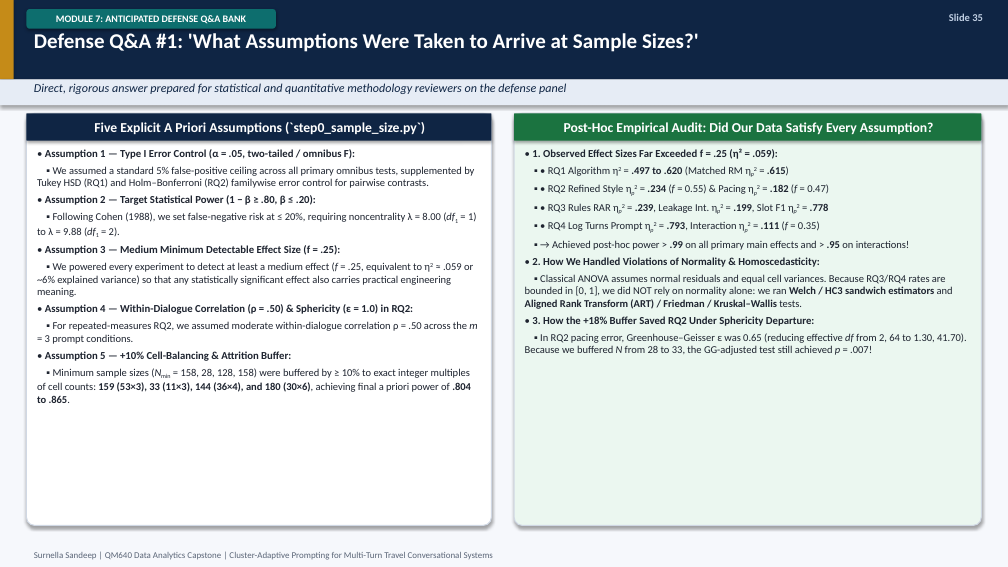
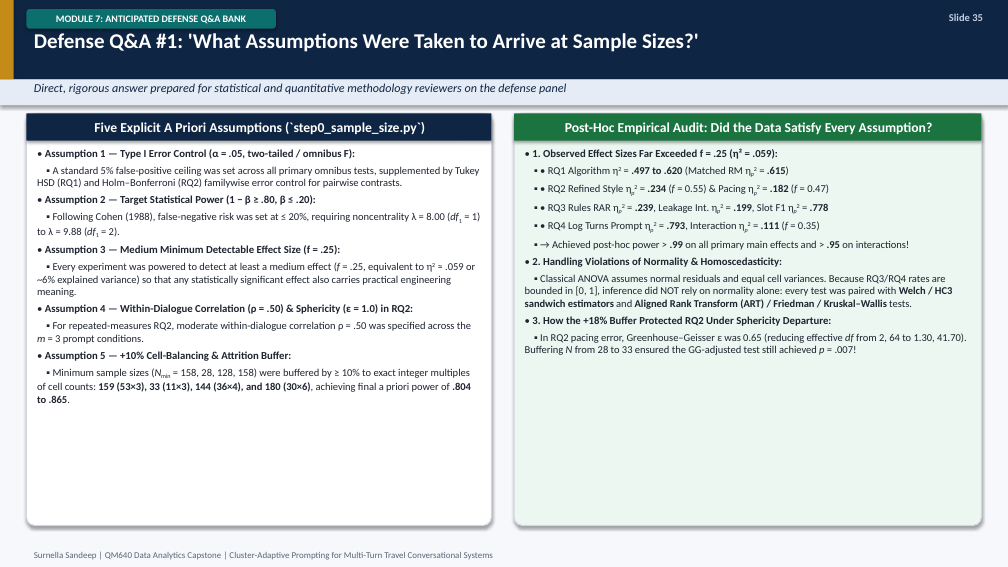
Before and after one commit to surnella/QM640-Dialogue-Clustering-Capstone, a slide deck: slide 35 of final/QM_640_Defense_Presentation_Sandeep_Surnella.pptx. Drawn at 1008x567 pixels with LibreOffice and Linux fonts; fonts in the diff are those of the drawing. Boxes give left, top, right and bottom in pixels: in the first picture for what was removed or moved away, otherwise in the second. Text is boxed around its words. In the diff, an @@ line names an element or a change of style, - is before the commit and + after.

```diff
--- a/final/QM_640_Defense_Presentation_Sandeep_Surnella.pptx
+++ b/final/QM_640_Defense_Presentation_Sandeep_Surnella.pptx
@@ text in rounded rectangle at [565, 122, 933, 134]: text changed @@
-Post-Hoc Empirical Audit: Did Our Data Satisfy Every Assumption?
+Post-Hoc Empirical Audit: Did the Data Satisfy Every Assumption?
@@ text at [37, 166, 479, 188]: text changed @@
-▪ We assumed a standard 5% false-positive ceiling across all primary omnibus tests, supplemented by Tukey HSD (RQ1) and Holm–Bonferroni (RQ2) familywise error control for pairwise contrasts.
+▪ A standard 5% false-positive ceiling was set across all primary omnibus tests, supplemented by Tukey HSD (RQ1) and Holm–Bonferroni (RQ2) familywise error control for pairwise contrasts.
@@ text at [37, 212, 480, 236]: text changed @@
-▪ Following Cohen (1988), we set false-negative risk at ≤ 20%, requiring noncentrality λ = 8.00 (df1 = 1) to λ = 9.88 (df1 = 2).
+▪ Following Cohen (1988), false-negative risk was set at ≤ 20%, requiring noncentrality λ = 8.00 (df1 = 1) to λ = 9.88 (df1 = 2).
@@ text at [37, 262, 475, 297]: text changed @@
-▪ We powered every experiment to detect at least a medium effect (f = .25, equivalent to η2 ≈ .059 or ~6% explained variance) so that any statistically significant effect also carries practical engineering meaning.
+▪ Every experiment was powered to detect at least a medium effect (f = .25, equivalent to η2 ≈ .059 or ~6% explained variance) so that any statistically significant effect also carries practical engineering meaning.
@@ text at [525, 257, 967, 355]: text changed @@
-• 2. How We Handled Violations of Normality & Homoscedasticity:
-▪ Classical ANOVA assumes normal residuals and equal cell variances. Because RQ3/RQ4 rates are bounded in [0, 1], we did NOT rely on normality alone: we ran Welch / HC3 sandwich estimators and Aligned Rank Transform (ART) / Friedman / Kruskal–Wallis tests.
-• 3. How the +18% Buffer Saved RQ2 Under Sphericity Departure:
-▪ In RQ2 pacing error, Greenhouse–Geisser ε was 0.65 (reducing effective df from 2, 64 to 1.30, 41.70). Because we buffered N from 28 to 33, the GG-adjusted test still achieved p = .007!
+• 2. Handling Violations of Normality & Homoscedasticity:
+▪ Classical ANOVA assumes normal residuals and equal cell variances. Because RQ3/RQ4 rates are bounded in [0, 1], inference did NOT rely on normality alone: every test was paired with Welch / HC3 sandwich estimators and Aligned Rank Transform (ART) / Friedman / Kruskal–Wallis tests.
+• 3. How the +18% Buffer Protected RQ2 Under Sphericity Departure:
+▪ In RQ2 pacing error, Greenhouse–Geisser ε was 0.65 (reducing effective df from 2, 64 to 1.30, 41.70). Buffering N from 28 to 33 ensured the GG-adjusted test still achieved p = .007!
@@ text at [37, 321, 471, 344]: text changed @@
-▪ For repeated-measures RQ2, we assumed moderate within-dialogue correlation ρ = .50 across the m = 3 prompt conditions.
+▪ For repeated-measures RQ2, moderate within-dialogue correlation ρ = .50 was specified across the m = 3 prompt conditions.
```
Also in this commit, not shown: 30 other slides changed, 1 slide added, 15 other files.
